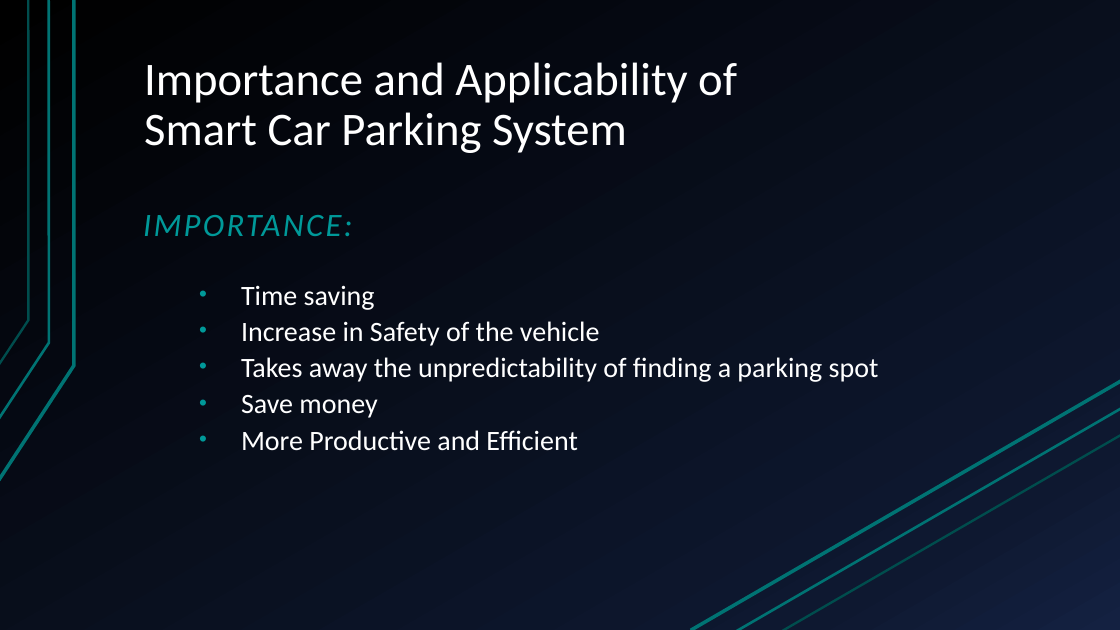
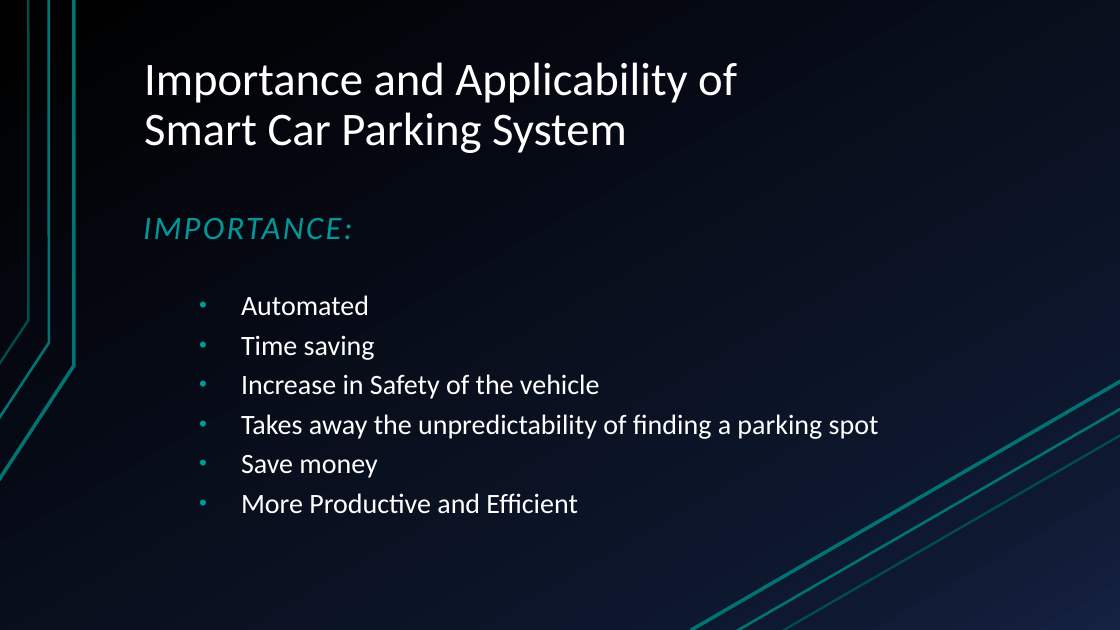
Before and after one commit to sajidshahriar72543/car_parking_project, a slide deck: slide 6 of Smart Car Parking System.pptx. Drawn at 1120x630 pixels with LibreOffice and Linux fonts; fonts in the diff are those of the drawing. Boxes give left, top, right and bottom in pixels: in the first picture for what was removed or moved away, otherwise in the second. Text is boxed around its words. In the diff, an @@ line names an element or a change of style, - is before the commit and + after.

```diff
--- a/Smart Car Parking System.pptx
+++ b/Smart Car Parking System.pptx
@@ text at <box>143,218,879,514</box>: line spacing 0.8 to 0.9 @@
@@ text at <box>241,295,369,316</box>: paragraph added @@
+  • Automated
```
Also in this commit, not shown: 1 other slide changed.
